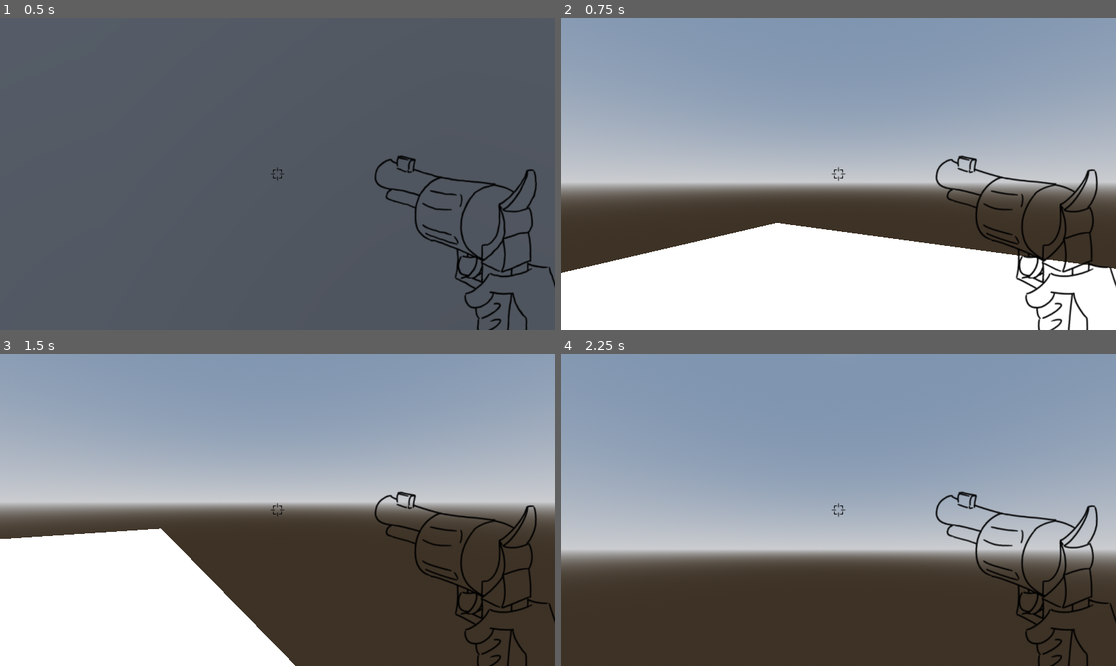
Above: before the commit, frames 1-4 (two rows, left to right).
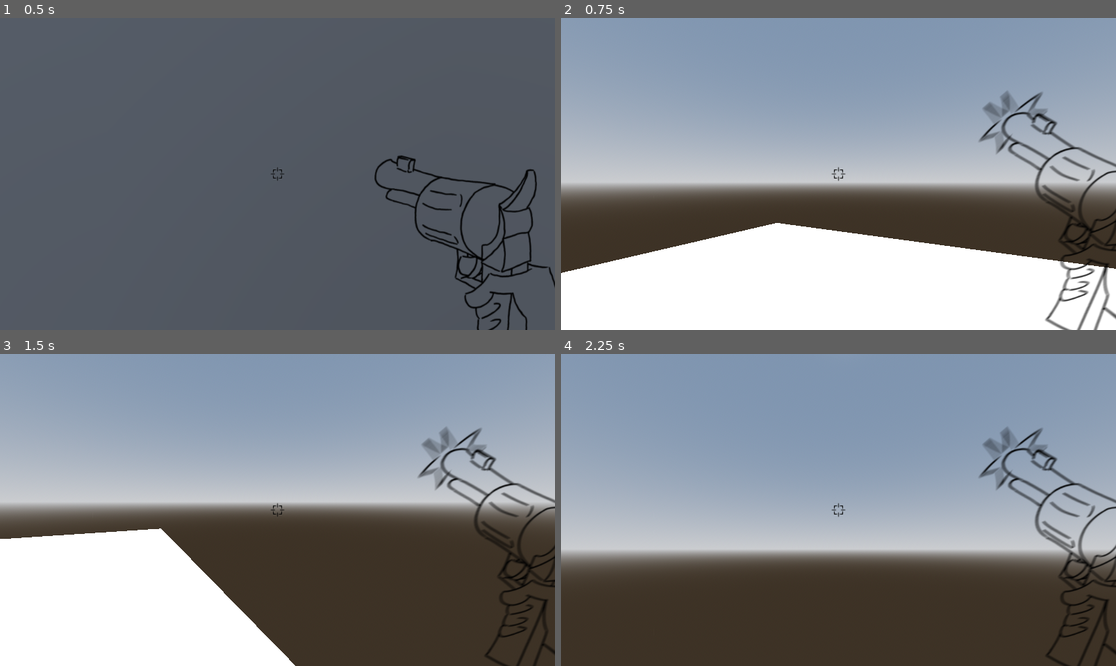
Above: after the commit, the same moments.

Repository: BootaroTC/GameJam---Gumshoe
Game: Godot game, scene res://Scene/TestScene/node_3d.tscn
Same seed, same stepped clock (60 frames per second), same inputs: the game is played once before the commit and once after it.
Inputs (mouse positions are in pixels of both pictures, inside the frame that each line leads up to):
- Up to frame 1 (0.5 s): no input
- Up to frame 2 (0.75 s): move the mouse to (866, 174) at 0.52 s; hold W (forward) from 0.53 s (still down); click (866, 174) at 0.6 s
- Up to frame 3 (1.5 s): keep holding W (forward); move the mouse to (249, 510) at 1.27 s; click (249, 510) at 1.35 s
- Up to frame 4 (2.25 s): keep holding W (forward); move the mouse to (849, 503) at 2.02 s; click (849, 503) at 2.1 s

Frame 1 is identical in both runs. In frame 2, 4.6% of the frame differs, in the area x 67-100%, y 23-100%; in frame 3, 3.9%; in frame 4, 4.3%.

Commit message:
ShootingAnim and reloadthing

Diff:
--- a/Scene/PlayerScene/player.tscn
+++ b/Scene/PlayerScene/player.tscn
@@ -6,7 +6,7 @@
 [ext_resource type="Texture2D" uid="uid://ujsgnj2bmffj" path="res://Sprites/Gun/GunIdle/Gun_00001.png" id="3_5nuyq"]
 [ext_resource type="Texture2D" uid="uid://6bdtybbx65y6" path="res://Sprites/Gun/GunIdle/Gun_00002.png" id="4_ypcrx"]
 [ext_resource type="Texture2D" uid="uid://crjqklowipup8" path="res://Sprites/Gun/GunIdle/Gun_00003.png" id="5_6qdyf"]
-[ext_resource type="Texture2D" uid="uid://8bpi2ax62t5e" path="res://Sprites/Gun/GunShooting/GunShooting0.png" id="6_ypcrx"]
+[ext_resource type="Texture2D" uid="uid://df5ano0eg1lup" path="res://Sprites/Gun/GunShooting/ShootingBlurry.png" id="7_o7pb7"]
 [ext_resource type="Texture2D" uid="uid://bqy4grkqlvj3s" path="res://Sprites/Gun/Crosshair/Crosshair00.png" id="8_o7pb7"]
 [ext_resource type="Texture2D" uid="uid://b0vf5r5nusn82" path="res://Sprites/Gun/Crosshair/Crosshair01.png" id="9_lxc12"]
 [ext_resource type="Texture2D" uid="uid://bii8vlh33btnj" path="res://Sprites/Gun/Crosshair/Crosshair02.png" id="10_ru1hb"]
@@ -37,14 +37,11 @@
 }, {
 "frames": [{
 "duration": 1.0,
-"texture": ExtResource("6_ypcrx")
-}, {
-"duration": 1.0,
-"texture": ExtResource("6_ypcrx")
+"texture": ExtResource("7_o7pb7")
 }],
-"loop": true,
+"loop": false,
 "name": &"Shoot",
-"speed": 0.5
+"speed": 8.0
 }]
 
 [sub_resource type="SpriteFrames" id="SpriteFrames_if3m8"]
@@ -145,6 +142,7 @@
 sprite_frames = SubResource("SpriteFrames_3csk6")
 animation = &"Shoot"
 autoplay = "Idle"
+frame_progress = 1.0
 
 [node name="Crosshair" type="AnimatedSprite3D" parent="Neck/Camera3D"]
 transform = Transform3D(0.025, 0, 0, 0, 0.025, 0, 0, 0, 0.025, 0, 0, -0.44796854)
--- a/Scripts/PlayerScript/player.gd
+++ b/Scripts/PlayerScript/player.gd
@@ -6,7 +6,7 @@
 var max_ammo = 6
 var ammo = 0
 var is_shooting  = false
-
+var reloading = false
 
 @onready var neck: Node3D = $Neck
 @onready var camera_3d: Camera3D = $Neck/Camera3D
@@ -21,16 +21,20 @@
 			ammo -= 1
 			animated_sprite_3d.play("Shoot")
 			crosshair.play("Shoot")
+
 		else:
-			animated_sprite_3d.play("Idle")
+			if animated_sprite_3d.is_playing() != true:
+				animated_sprite_3d.play("Idle")
 
 		if ray_cast_3d.is_colliding() && Input.is_action_just_pressed("shoot"):
 			ray_cast_3d.get_collider().queue_free()
-	elif ammo >= 0:
+	elif ammo >= 0 and reloading != true:
+		reloading = true
 		animated_sprite_3d.play("Idle")
 		animation_player.play("ReloadSpin")
 		await get_tree().create_timer(2.0).timeout
 		ammo = max_ammo
+		reloading = false
 
 func _ready() -> void:
 	Input.mouse_mode = Input.MOUSE_MODE_CAPTURED
Binary file added: Sprites/Gun/GunShooting/ShootingBlurry.png
Not shown, added: Sprites/Gun/GunShooting/ShootingBlurry.png.import
